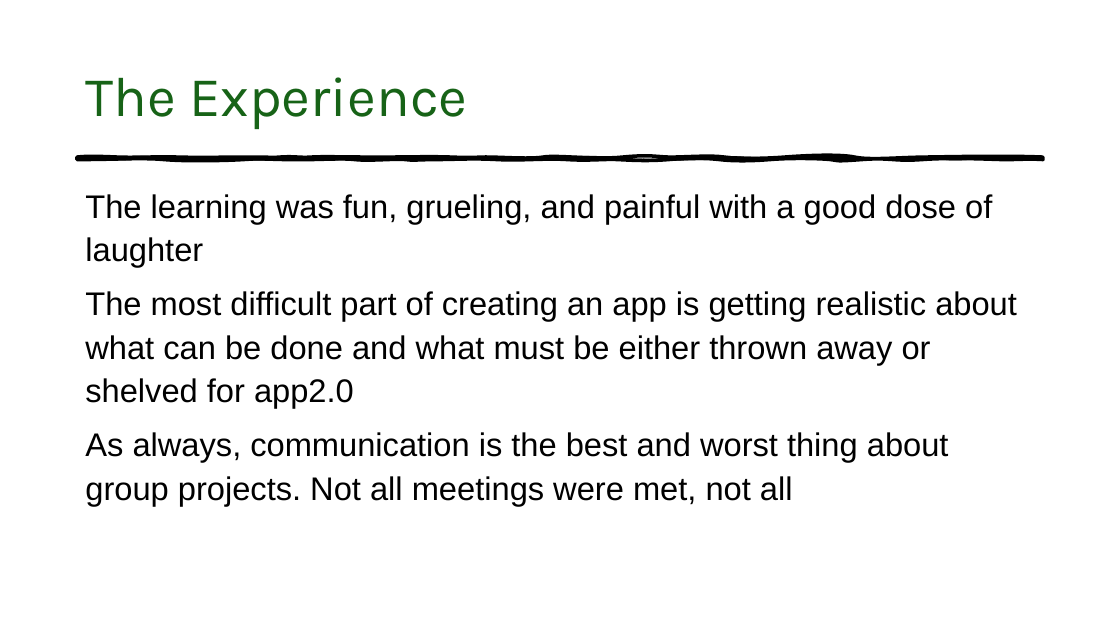
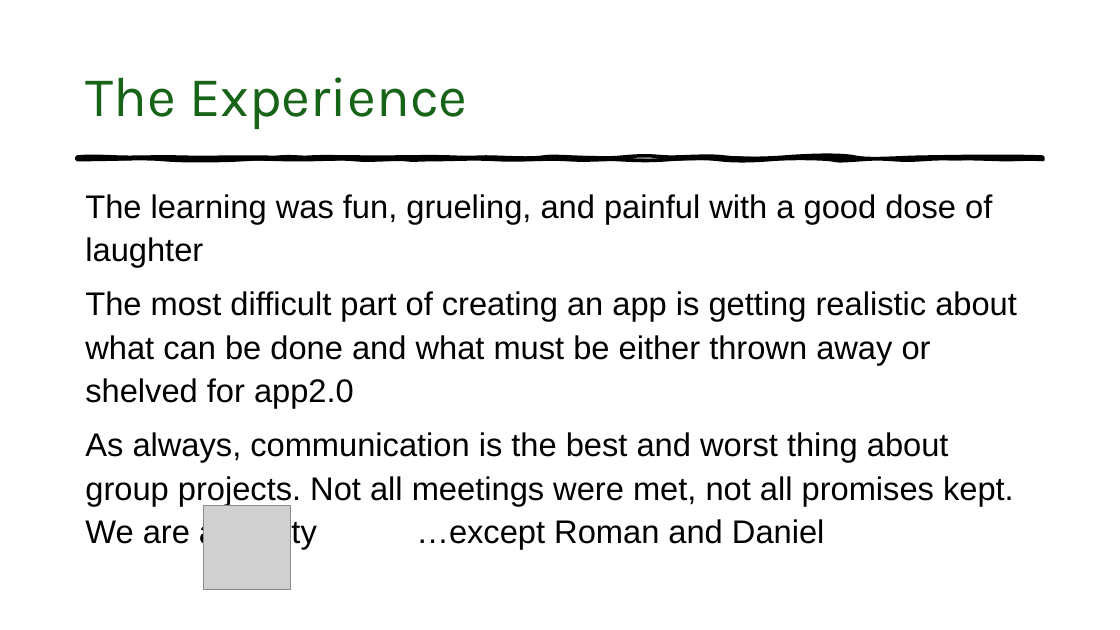
Before and after one commit to BetsyPetering/ProjectTwo, a slide deck: slide 6 of T R U X.pptx. Drawn at 1120x630 pixels with LibreOffice and Linux fonts; fonts in the diff are those of the drawing; grey boxes stand for pictures. Boxes give left, top, right and bottom in pixels: in the first picture for what was removed or moved away, otherwise in the second. Text is boxed around its words. In the diff, an @@ line names an element or a change of style, - is before the commit and + after.

```diff
--- a/T R U X.pptx
+++ b/T R U X.pptx
@@ text at [85, 432, 1014, 549]: text changed @@
-As always, communication is the best and worst thing about group projects. Not all meetings were met, not all
+As always, communication is the best and worst thing about group projects. Not all meetings were met, not all promises kept. We are all guilty …except Roman and Daniel
@@ picture added at [204, 506, 291, 591] @@
```
Also in this commit, not shown: 4 other slides changed, 1 slide added, 1 other file.
